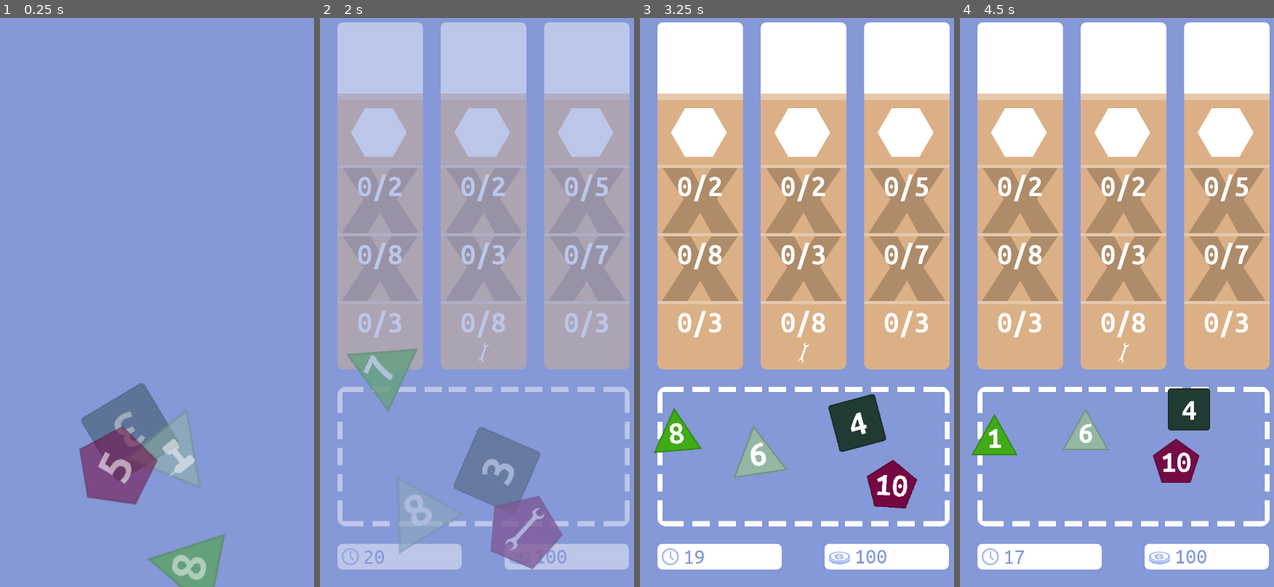
Above: before the commit, frames 1-4 (left to right).
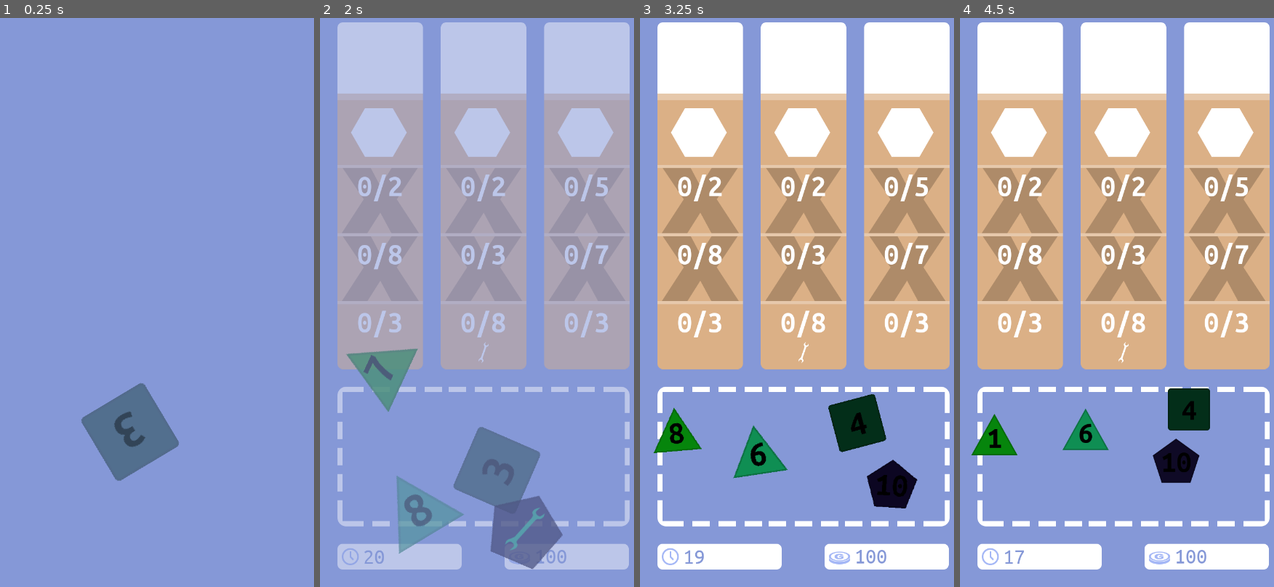
Above: after the commit, the same moments.

Repository: matzebond/DiceRepair
Game: Godot game, scene res://scenes/screens/RootNode.tscn
The game is run twice, just before and just after one commit, with the same random seed, the same clock (stepped at 60 frames per second) and the same inputs.
Inputs (mouse positions are in pixels of both pictures, inside the frame that each line leads up to):
- Up to frame 1 (0.25 s): no input
- Up to frame 2 (2 s): tap Enter (ui_accept) at 0.5 s; drag from (439, 439) to (483, 513) at 0.52 s; drag from (558, 530) to (483, 421) at 1.27 s
- Up to frame 3 (3.25 s): move the mouse to (815, 473) at 2.02 s; click (815, 473) at 2.17 s; drag from (683, 416) to (844, 439) at 2.77 s
- Up to frame 4 (4.5 s): drag from (1079, 444) to (994, 439) at 3.52 s; drag from (1220, 473) to (1085, 433) at 4.27 s

The runs differ from the first frame. In frame 1, 5.2% of the frame differs, in the area x 25-72%, y 68-100%; in frame 2, 3.8%; in frame 3, 3.5%; in frame 4, 2.8%.

Commit message:
add rolling sound

Diff:
--- a/scenes/die/Die.gd
+++ b/scenes/die/Die.gd
@@ -1,4 +1,9 @@
 extends Sprite
+
+const roll1 = preload("res://assets/sounds/roll1.ogg")
+const roll2 = preload("res://assets/sounds/roll2.ogg")
+const roll3 = preload("res://assets/sounds/roll3.ogg")
+const ROLLS = [roll1, roll2]
 
 
 enum {Number, Hammer, Drill, Ratchet, Saw}
@@ -165,9 +170,12 @@
     $Tween.interpolate_property(self, "position", calc_roll_start_pos(), position, anim_time, Tween.TRANS_SINE, Tween.EASE_OUT)
     $Tween.start()
 
-
     $Tween.interpolate_method(self, "rolling", 0, ANIM_ROLLS, anim_time, Tween.TRANS_EXPO, Tween.EASE_OUT)
     $Tween.start()
+
+    yield(get_tree().create_timer(randf() * 0.1), "timeout")
+    $AudioStreamPlayer.stream = ROLLS[get_tree().current_scene.rng.randi_range(0, len(ROLLS)-1)]
+    $AudioStreamPlayer.play()
 
 func calc_roll_start_pos():
     var end = position
--- a/scenes/die/Die.tscn
+++ b/scenes/die/Die.tscn
@@ -1,9 +1,10 @@
-[gd_scene load_steps=6 format=2]
+[gd_scene load_steps=7 format=2]
 
 [ext_resource path="res://scenes/die/Die.gd" type="Script" id=1]
 [ext_resource path="res://assets/img/dice/dice_quad.png" type="Texture" id=2]
 [ext_resource path="res://scenes/die/DieFont.tres" type="DynamicFont" id=3]
 [ext_resource path="res://assets/img/tools/ratchet.png" type="Texture" id=4]
+[ext_resource path="res://assets/sounds/roll1.ogg" type="AudioStream" id=5]
 
 [sub_resource type="RectangleShape2D" id=1]
 extents = Vector2( 48.0739, 48.0923 )
@@ -11,7 +12,7 @@
 [node name="Die" type="Sprite" groups=[
 "die",
 ]]
-self_modulate = Color( 0.160784, 0.423529, 0.121569, 1 )
+modulate = Color( 0.0980392, 0.776471, 0.505882, 1 )
 z_index = 10
 texture = ExtResource( 2 )
 script = ExtResource( 1 )
@@ -24,7 +25,7 @@
 margin_right = -55.0
 margin_bottom = -55.0
 custom_fonts/font = ExtResource( 3 )
-custom_colors/font_color = Color( 1, 1, 1, 1 )
+custom_colors/font_color = Color( 0, 0, 0, 1 )
 text = "6"
 align = 1
 valign = 1
@@ -43,5 +44,8 @@
 shape = SubResource( 1 )
 
 [node name="Tween" type="Tween" parent="."]
+
+[node name="AudioStreamPlayer" type="AudioStreamPlayer" parent="."]
+stream = ExtResource( 5 )
 [connection signal="mouse_entered" from="Area2D" to="." method="_on_Area2D_mouse_entered"]
 [connection signal="mouse_exited" from="Area2D" to="." method="_on_Area2D_mouse_exited"]
--- a/scenes/screens/TutorialScript.gd
+++ b/scenes/screens/TutorialScript.gd
@@ -15,6 +15,7 @@
         var die_inst = Die.instance().init(die)
         self.add_die(die_inst)
         dice_inst.append(die_inst)
+        yield(get_tree().create_timer(1), "timeout")
 
     yield(get_tree().create_timer(3.0), "timeout")
 
Not shown, added: assets/sounds/roll1.ogg.import
Not shown, added: assets/sounds/roll2.ogg.import
Not shown, added: assets/sounds/roll3.ogg.import
Not shown, added: assets/sounds/roll1.ogg
Not shown, added: assets/sounds/roll2.ogg
Not shown, added: assets/sounds/roll3.ogg
